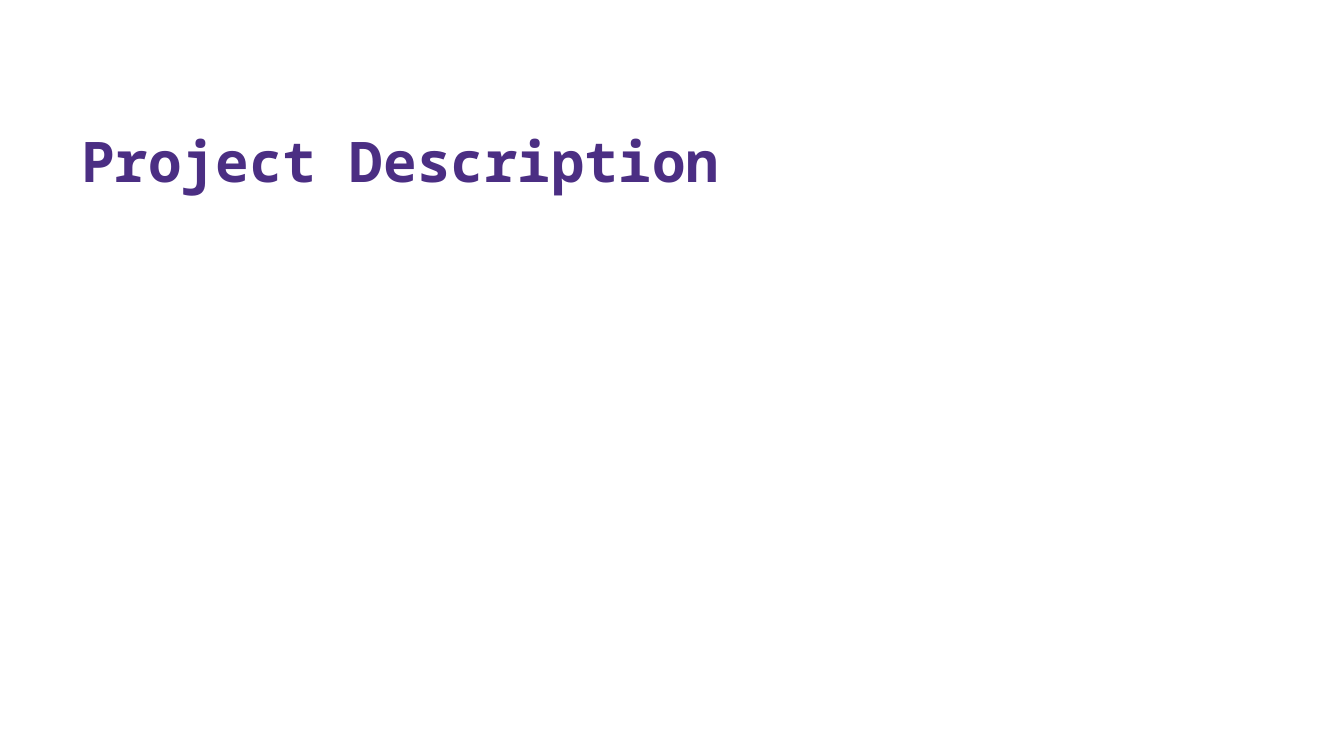
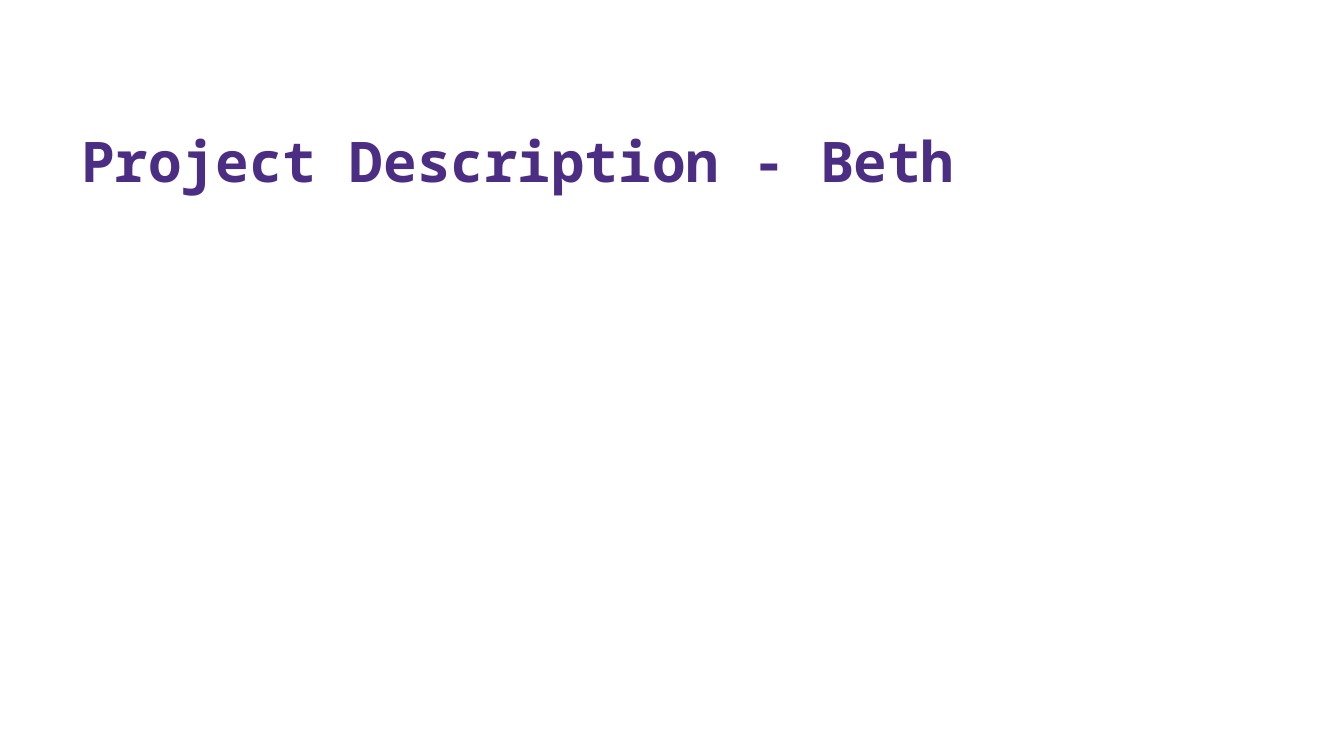
Before and after one commit to Optimistic-Optimizers/Black-Box-Optimization, a slide deck: slide 2 of docs/OptimisticOptimizers_Final_Presentation.pptx. Drawn at 1344x756 pixels with LibreOffice and Linux fonts; fonts in the diff are those of the drawing; background and template pictures are left out. Boxes give left, top, right and bottom in pixels: in the first picture for what was removed or moved away, otherwise in the second. Text is boxed around its words. In the diff, an @@ line names an element or a change of style, - is before the commit and + after.

```diff
--- a/docs/OptimisticOptimizers_Final_Presentation.pptx
+++ b/docs/OptimisticOptimizers_Final_Presentation.pptx
@@ title at <box>81,138,954,196</box>: text changed @@
-Project Description
+Project Description - Beth
```
Also in this commit, not shown: 6 other slides changed.
